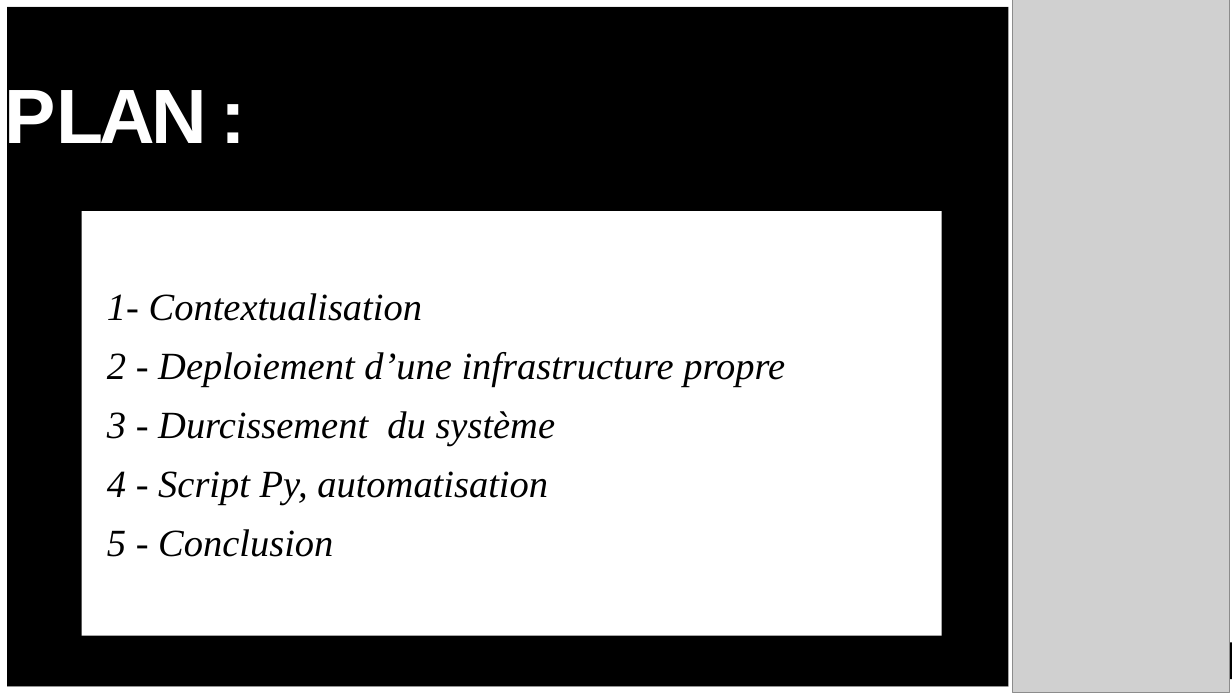
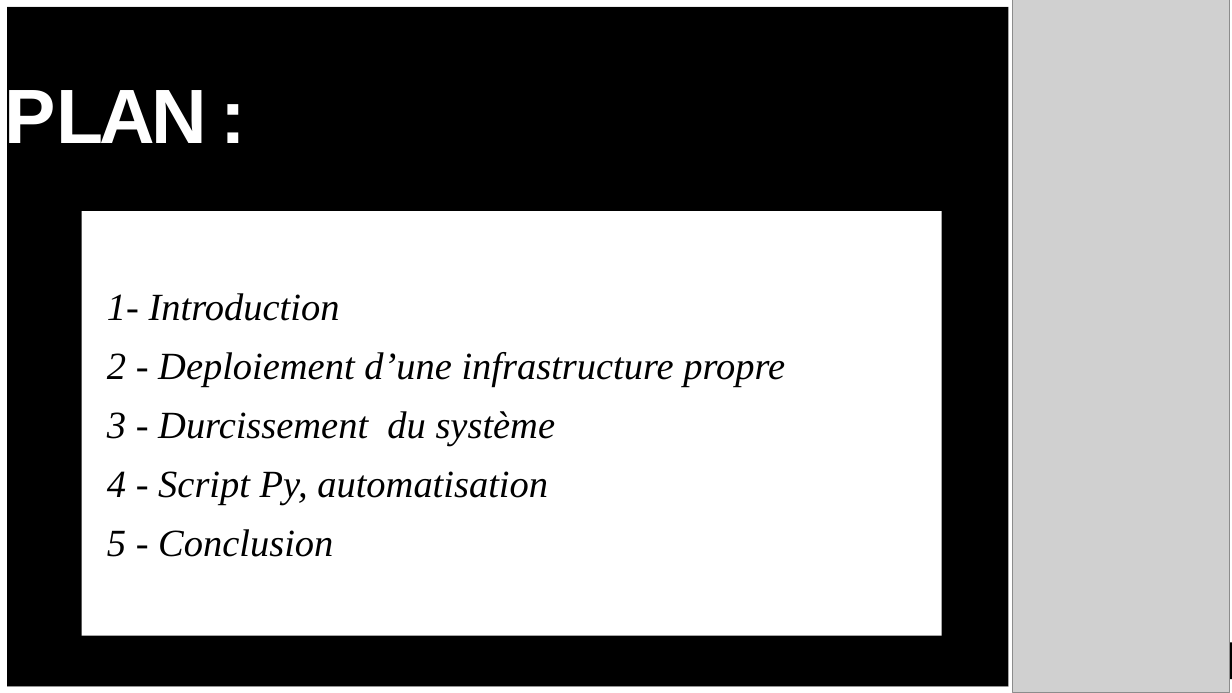
Before and after one commit to Virellon/Projet-Securite-SI, a slide deck: slide 2 of Presentation AEGIS PROJECT 0.pptx. Drawn at 1232x693 pixels with LibreOffice and Linux fonts; fonts in the diff are those of the drawing; grey boxes stand for pictures. Boxes give left, top, right and bottom in pixels: in the first picture for what was removed or moved away, otherwise in the second. Text is boxed around its words. In the diff, an @@ line names an element or a change of style, - is before the commit and + after.

```diff
--- a/Presentation AEGIS PROJECT 0.pptx
+++ b/Presentation AEGIS PROJECT 0.pptx
@@ subtitle at (107, 293, 340, 321): text changed @@
-1- Contextualisation
+1- Introduction
```
Also in this commit, not shown: 2 other slides changed, 1 slide added.
